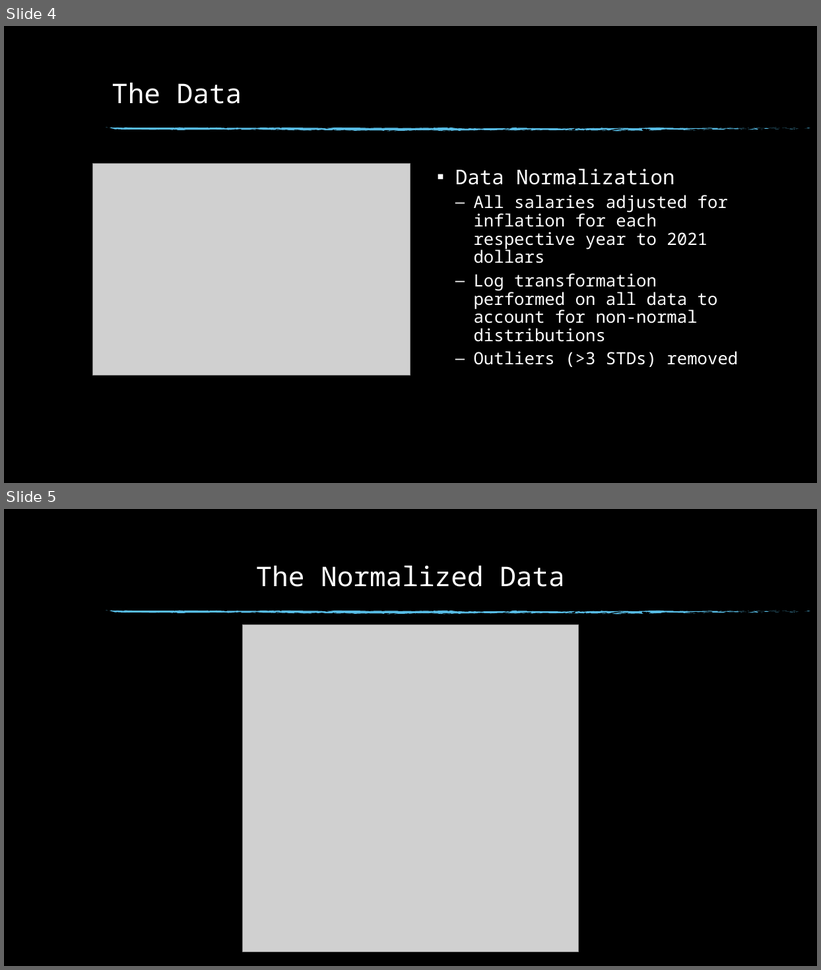
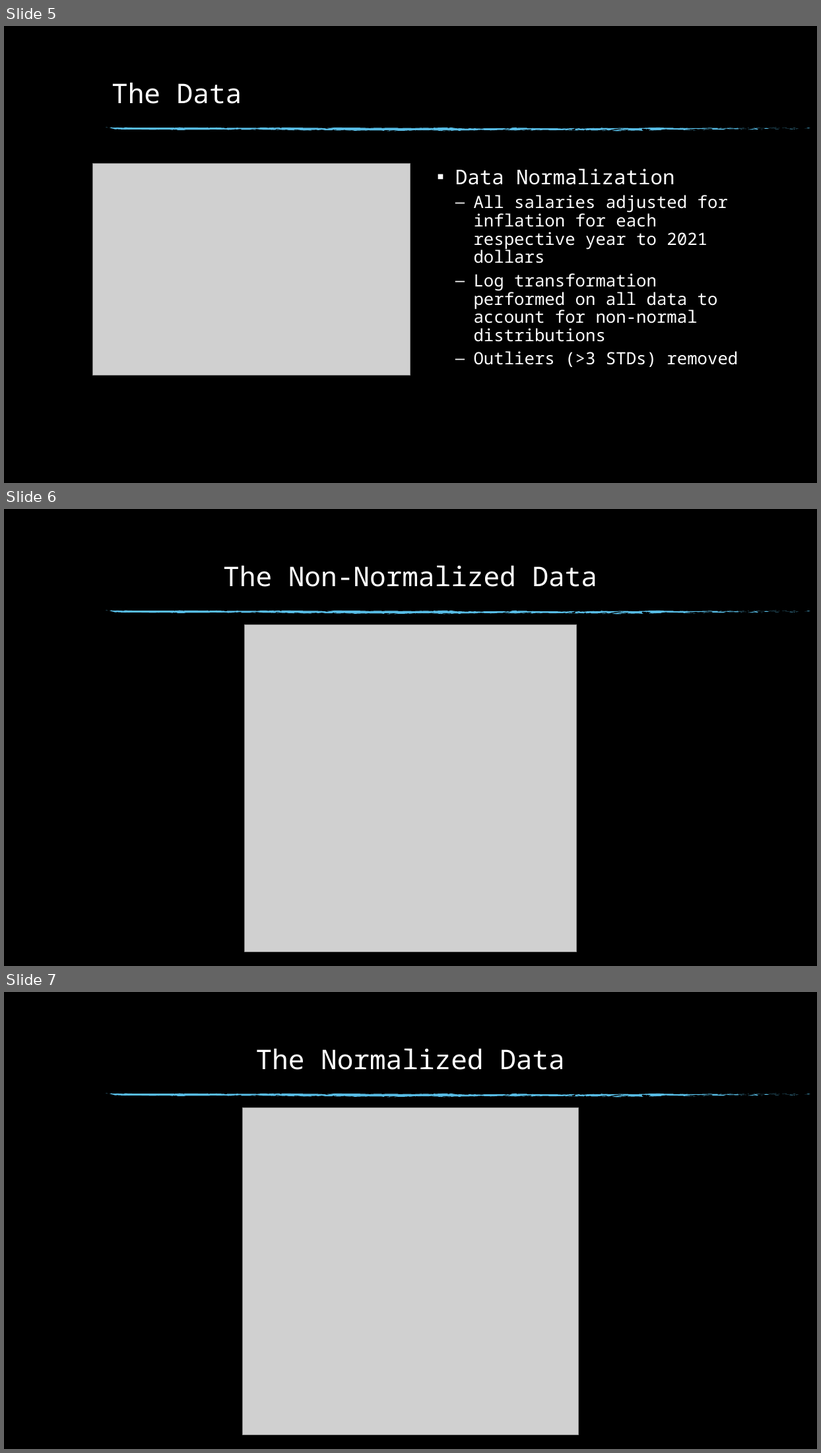
Before and after one commit to trentleslie/Springboard, a slide deck: 20.3 Data Storytelling/Data Storytelling - The Million Dollar Question.pptx. Shown one above the other, each under a label of ours: slides 4 and 5 before the commit, slides 5, 6 and 7 after it. The pictures are 821x970 and 821x1453 pixels, drawn with LibreOffice and Linux fonts; fonts in the diff are those of the drawing; grey boxes stand for pictures; background and template pictures are left out. Boxes give left, top, right and bottom in pixels: in the first picture for what was removed or moved away, otherwise in the second. Text is boxed around its words. In the diff, an @@ line names an element or a change of style, - is before the commit and + after.

```diff
--- a/20.3 Data Storytelling/Data Storytelling - The Million Dollar Question.pptx
+++ b/20.3 Data Storytelling/Data Storytelling - The Million Dollar Question.pptx
@@ slide 6 added at bbox=[4, 509, 817, 966], background picture (left out); not listed: 74 template elements that a slide beside it also shows @@
@@ title added at bbox=[223, 565, 598, 587], 32 pt, text #FFFFFF @@
+The Non-Normalized Data
@@ picture added at bbox=[244, 625, 577, 953] @@
@@ what was slide 4 is now slide 5 @@
@@ what was slide 5 is now slide 7 @@
```
Also in this commit, not shown: 4 slides changed, 5 other slides added, 1 other file.
